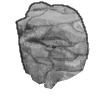
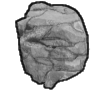
Layer changes from the first 100px x 100px image to the second:
painted on "line" over [15, 1, 89, 90]
